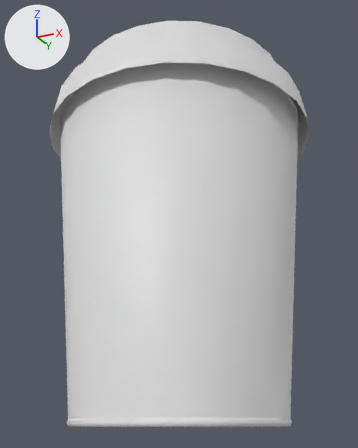
The FBX model Assets/Models/cup2.fbx: old version first, new version second.
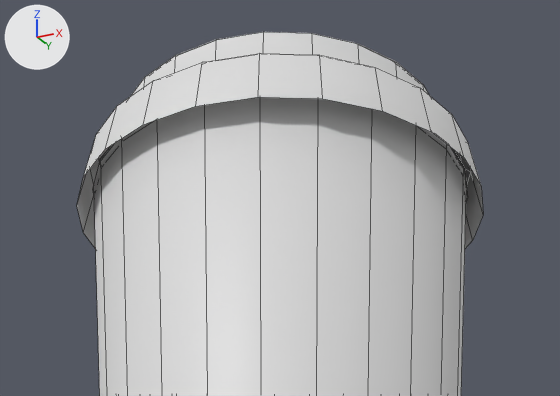
Each version appears first whole from a 50 mm lens placed at (2.13, -4.26, -0.01), pointed at (0.02, -0.05, 1.88), and next in a close-up on the part from 0% to 100% of the width and 0% to 57% of the height. Arrows for +X, +Y and +Z are at upper left; the lights stay in place. The close-ups show mesh edges as thin lines. Vertices at the same position are counted once.
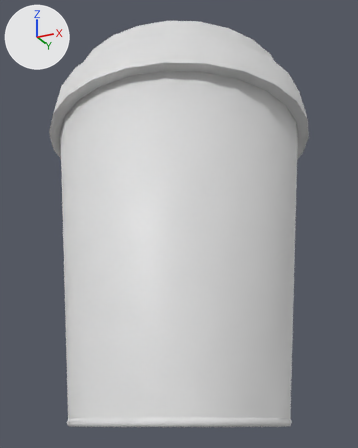
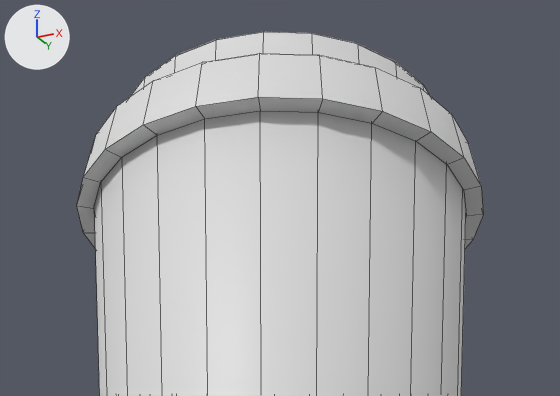
Pixel boxes [x1, y1, x2, y2] of what changed, in the close-ups (560 x 396 px):
part 1 of me_circle_006, added
    after: [77, 97, 483, 249]

Patch to the scene script:
```diff
--- a/Assets/Models/cup2.fbx.py
+++ b/Assets/Models/cup2.fbx.py
@@ me_circle_006 @@
 # used by ob_circle_023; location = (0.0, 0.0, 0.0)
-me_circle_006.from_pydata(...)  # 275 vertices, 251 faces; spans x -1.39..1.39, y -1.38..1.39, z 2.81..3.51
+me_circle_006.from_pydata(...)  # 300 vertices, 276 faces; spans x -1.39..1.39, y -1.38..1.39, z 2.81..3.51
+# me_circle_006 part 1
+# 25 vertices are added at x -1.28..1.28, y -1.27..1.28, z 2.81
+# 25 new faces join them
 me_circle_006.materials.append(mat_material_001)
```
